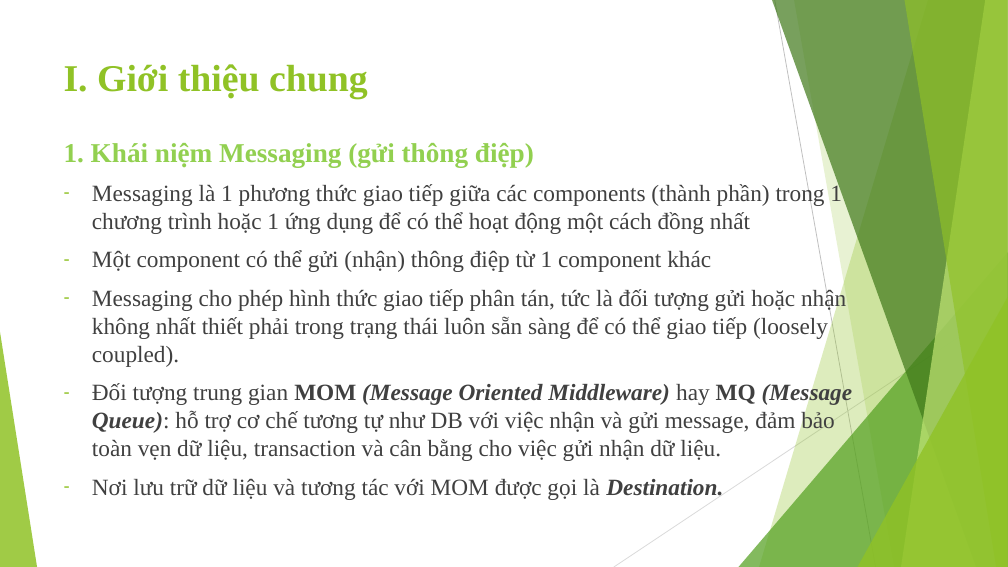
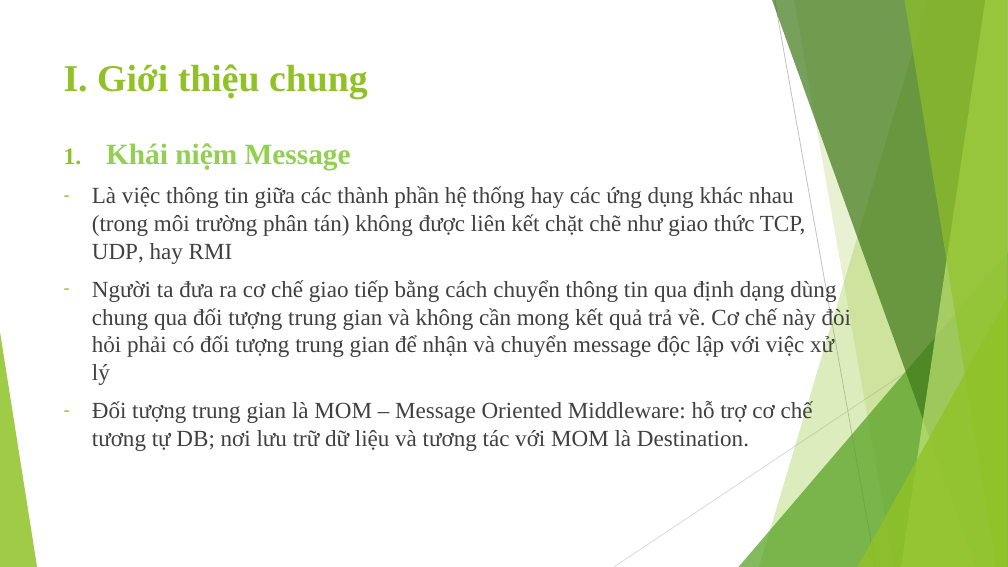
Before and after one commit to tranchuyen282/PTIT, a slide deck: slide 2 of PTPMDV/SlideJMS.pptx. Drawn at 1008x567 pixels with LibreOffice and Linux fonts; fonts in the diff are those of the drawing. Boxes give left, top, right and bottom in pixels: in the first picture for what was removed or moved away, otherwise in the second. Text is boxed around its words. In the diff, an @@ line names an element or a change of style, - is before the commit and + after.

Commit message:
Slide JMS

```diff
--- a/PTPMDV/SlideJMS.pptx
+++ b/PTPMDV/SlideJMS.pptx
@@ text at bbox=[92, 143, 851, 451]: text changed; size 22.2 to 22 pt @@
-1. Khái niệm Messaging (gửi thông điệp)
-– Messaging là 1 phương thức giao tiếp giữa các components (thành phần) trong 1 chương trình hoặc 1 ứng dụng để có thể hoạt động một cách đồng nhất
-– Một component có thể gửi (nhận) thông điệp từ 1 component khác
-– Messaging cho phép hình thức giao tiếp phân tán, tức là đối tượng gửi hoặc nhận không nhất thiết phải trong trạng thái luôn sẵn sàng để có thể giao tiếp (loosely coupled).
-– Đối tượng trung gian MOM (Message Oriented Middleware) hay MQ (Message Queue): hỗ trợ cơ chế tương tự như DB với việc nhận và gửi message, đảm bảo toàn vẹn dữ liệu, transaction và cân bằng cho việc gửi nhận dữ liệu.
-– Nơi lưu trữ dữ liệu và tương tác với MOM được gọi là Destination.
+1. Khái niệm Message
+– Là việc thông tin giữa các thành phần hệ thống hay các ứng dụng khác nhau (trong môi trường phân tán) không được liên kết chặt chẽ như giao thức TCP, UDP, hay RMI
+– Người ta đưa ra cơ chế giao tiếp bằng cách chuyển thông tin qua định dạng dùng chung qua đối tượng trung gian và không cần mong kết quả trả về. Cơ chế này đòi hỏi phải có đối tượng trung gian để nhận và chuyển message độc lập với việc xử lý
+– Đối tượng trung gian là MOM – Message Oriented Middleware: hỗ trợ cơ chế tương tự DB; nơi lưu trữ dữ liệu và tương tác với MOM là Destination.
```
Also in this commit, not shown: 2 other slides changed, 4 slides added, 4 slides removed, 4 other files.
